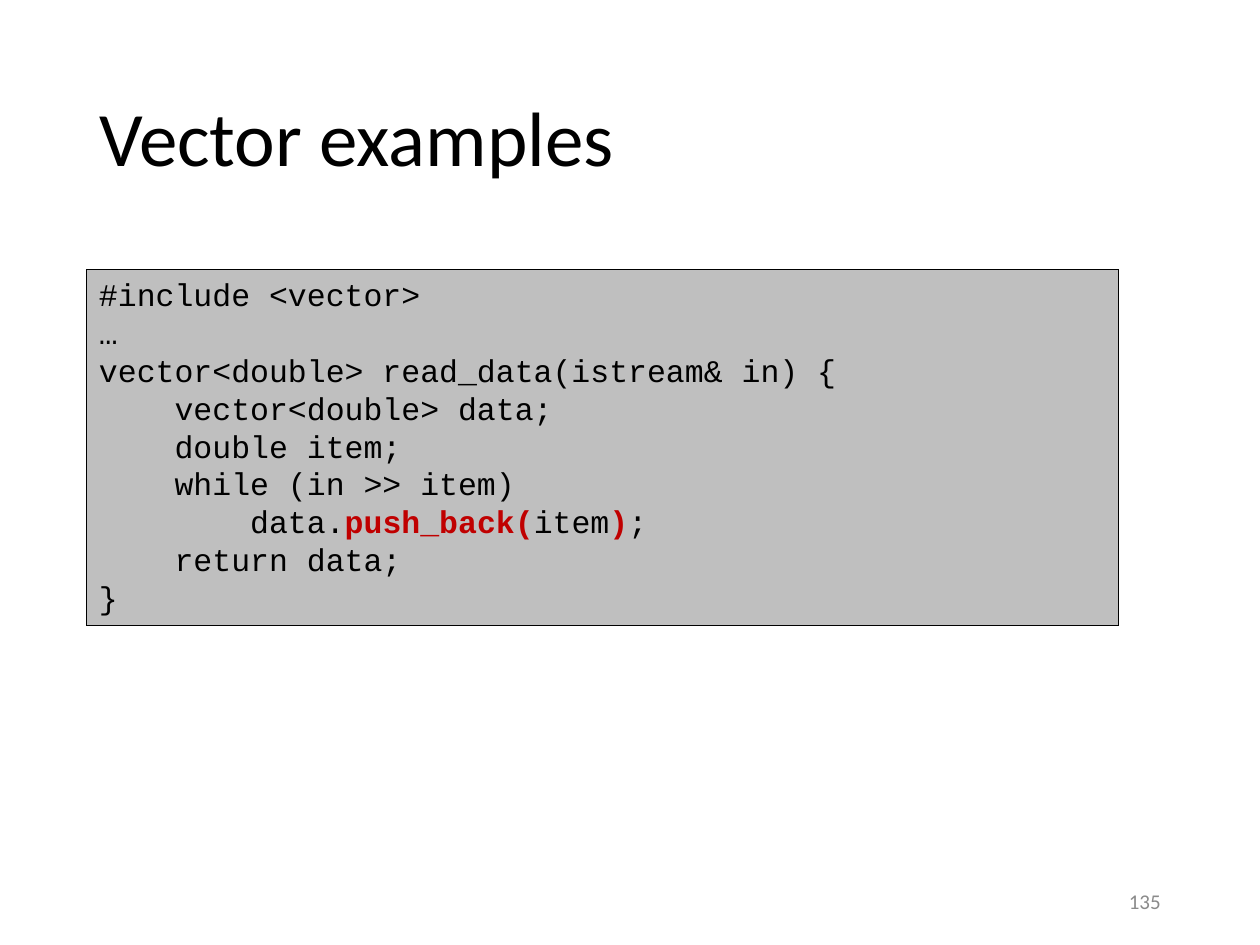
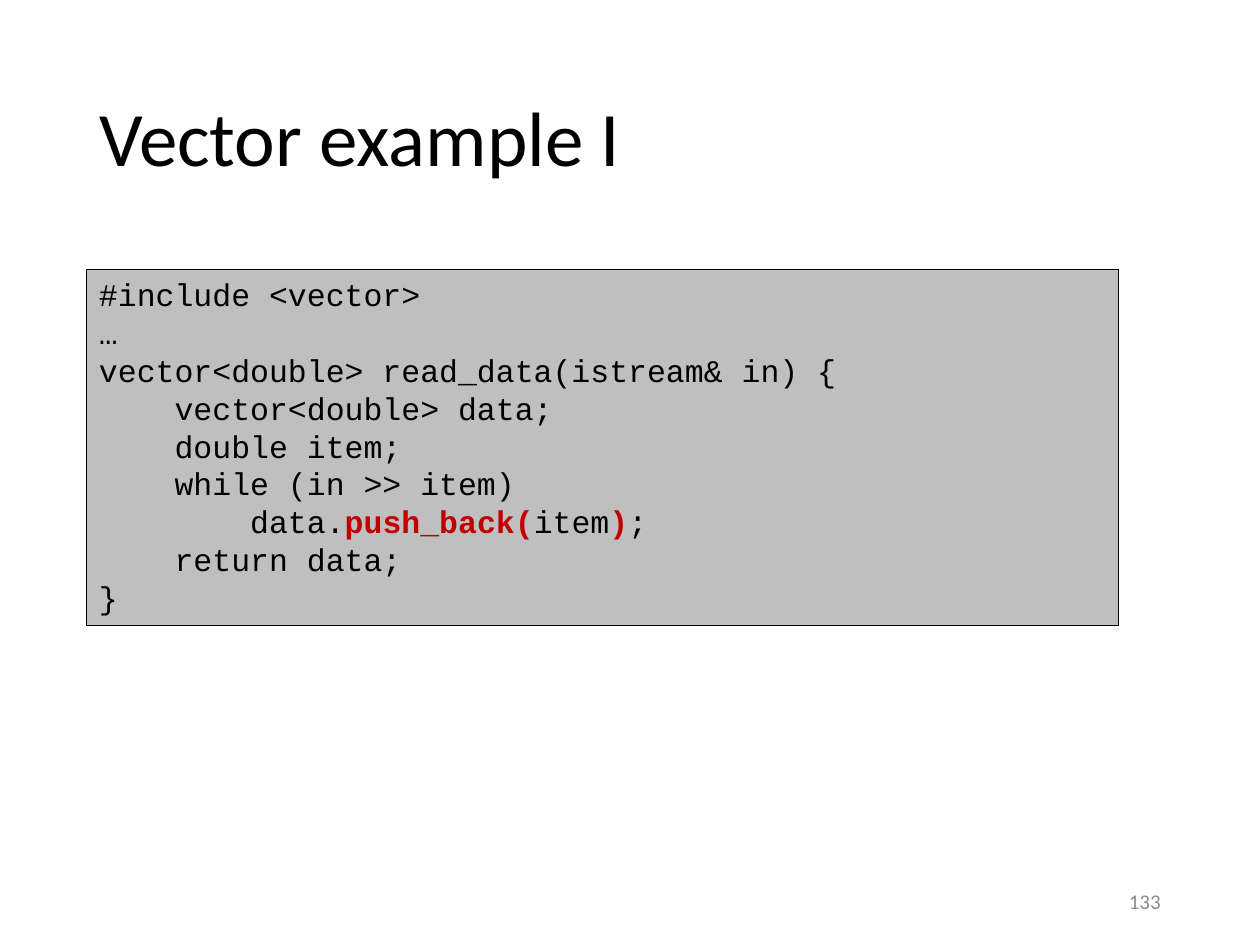
Before and after one commit to gjbex/training-material, a slide deck: slide 133 of CPlusPlus/scientific_cpp.pptx (slide 135 before the commit). Drawn at 1260x945 pixels with LibreOffice and Linux fonts; fonts in the diff are those of the drawing. Boxes give left, top, right and bottom in pixels: in the first picture for what was removed or moved away, otherwise in the second. Text is boxed around its words. In the diff, an @@ line names an element or a change of style, - is before the commit and + after.

```diff
--- a/CPlusPlus/scientific_cpp.pptx
+++ b/CPlusPlus/scientific_cpp.pptx
@@ title at <box>99,112,620,179</box>: text changed @@
-Vector examples
+Vector example I
@@ page number at <box>1129,895,1161,909</box>: text changed @@
-135
+133
```
Also in this commit, not shown: 5 other slides changed, 1 slide added, 11 slides removed.
